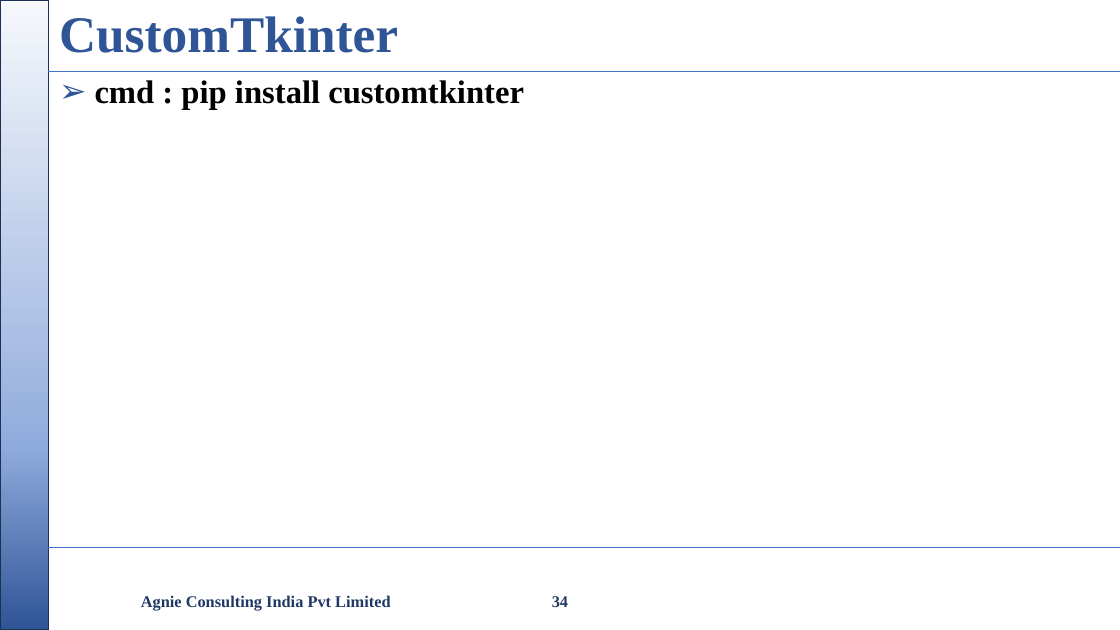
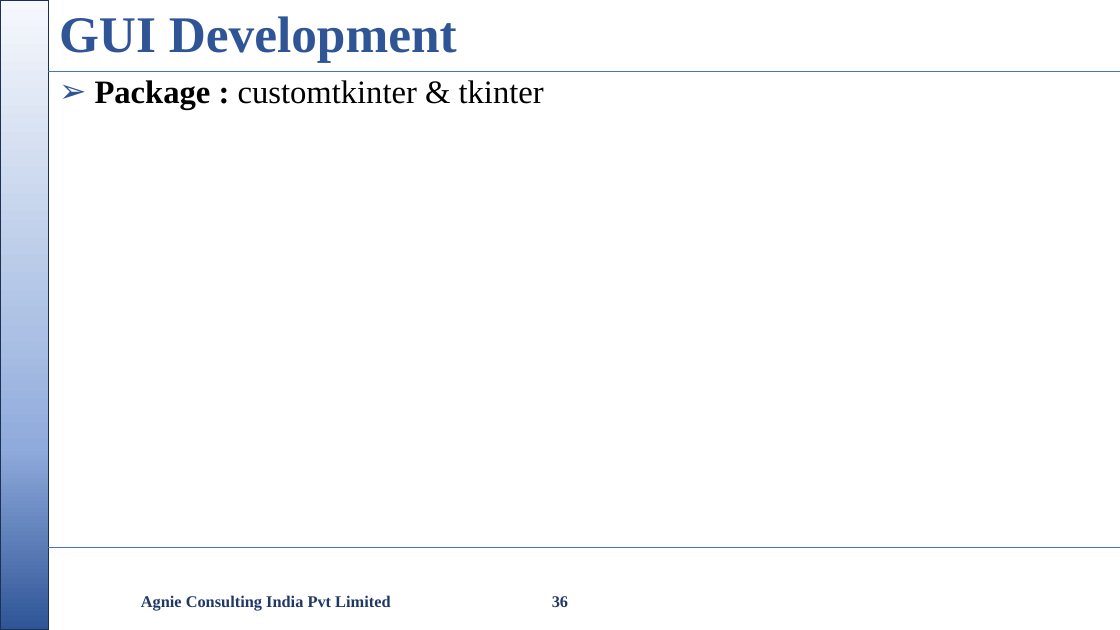
Before and after one commit to nikishdaniel1-del/Python-Cls, a slide deck: slide 36 of python class/Python Class.pptx (slide 34 before the commit). Drawn at 1120x630 pixels with LibreOffice and Linux fonts; fonts in the diff are those of the drawing; background and template pictures are left out. Boxes give left, top, right and bottom in pixels: in the first picture for what was removed or moved away, otherwise in the second. Text is boxed around its words. In the diff, an @@ line names an element or a change of style, - is before the commit and + after.

```diff
--- a/python class/Python Class.pptx
+++ b/python class/Python Class.pptx
@@ title at <box>59,16,457,62</box>: text changed @@
-CustomTkinter
+GUI Development
@@ text at <box>95,80,544,110</box>: text changed; bold off @@
-➢ cmd : pip install customtkinter
+➢ Package : customtkinter & tkinter
@@ page number at <box>552,596,568,607</box>: text changed @@
-34
+36
```
Also in this commit, not shown: 2 other slides changed, 3 slides added, 2 other files.
